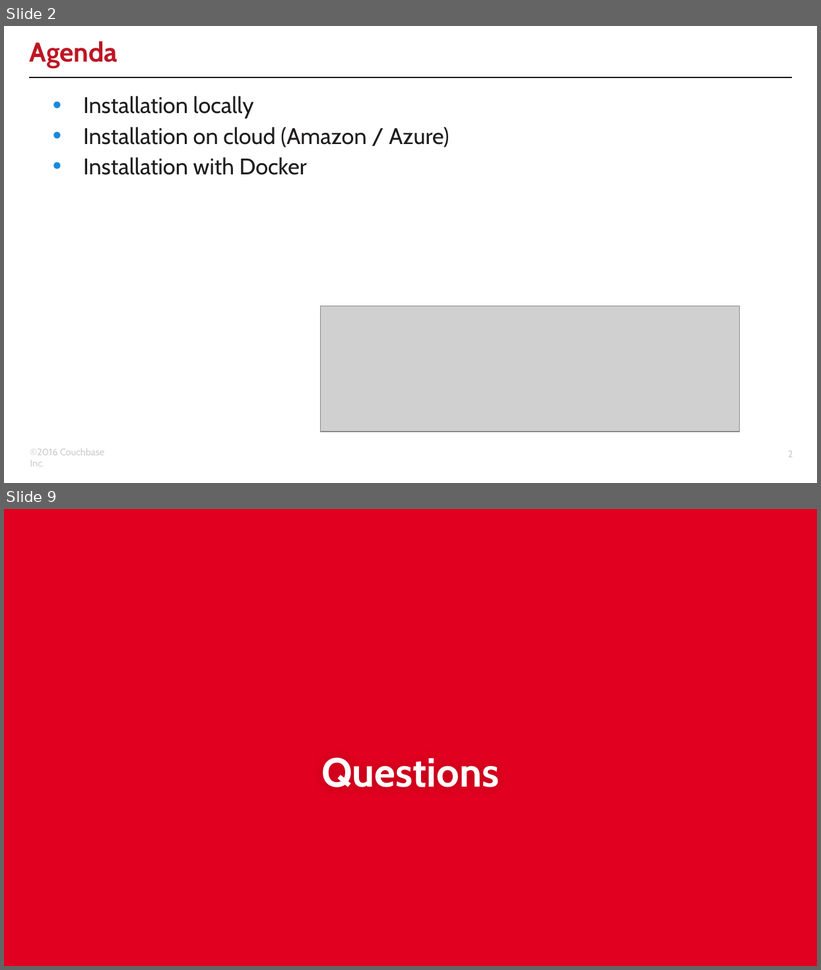
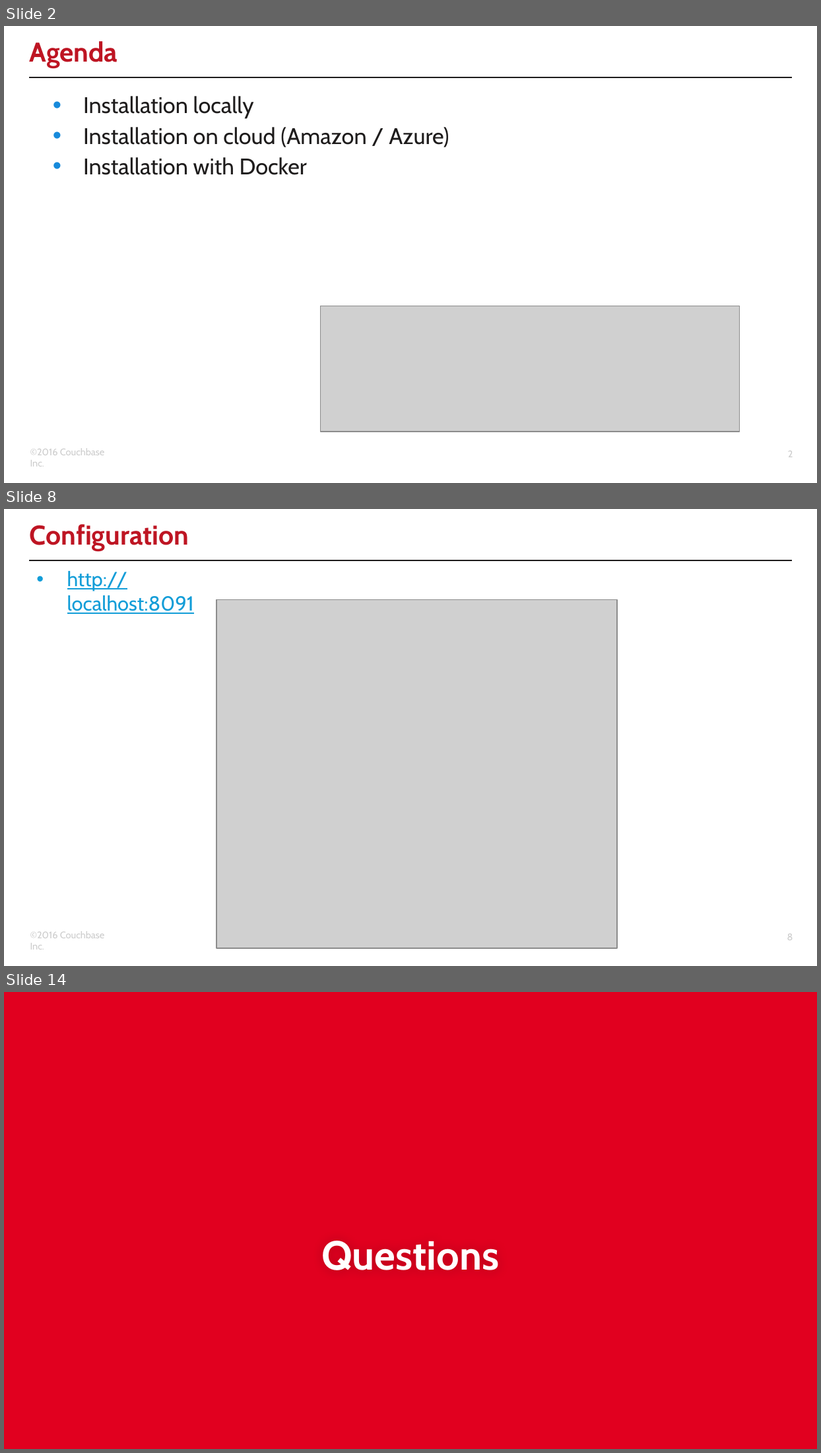
Before and after one commit to subalakr/workshop, a slide deck: connect2016/developer/01/01.pptx. Shown one above the other, each under a label of ours: slides 2 and 9 before the commit, slides 2, 8 and 14 after it; the slides between them are not shown. The pictures are 821x970 and 821x1453 pixels, drawn with LibreOffice and Linux fonts; fonts in the diff are those of the drawing; grey boxes stand for pictures; background and template pictures are left out. Boxes give left, top, right and bottom in pixels: in the first picture for what was removed or moved away, otherwise in the second. Text is boxed around its words. In the diff, an @@ line names an element or a change of style, - is before the commit and + after.

```diff
--- a/connect2016/developer/01/01.pptx
+++ b/connect2016/developer/01/01.pptx
@@ slide 8 added at [4,509,817,966], background #FFFFFF; not listed: 3 template elements that a slide beside it also shows @@
@@ title added at [30,524,189,551], 24 pt, text #BE1523, bold @@
+Configuration
@@ text added at [67,571,194,614], 18 pt, text #129DD8, underline @@
+• http://localhost:8091
@@ picture added at [217,599,617,948] @@
@@ what was slide 9 is now slide 14 @@
```
Also in this commit, not shown: 4 slides changed, 6 other slides added, 2 slides removed.
